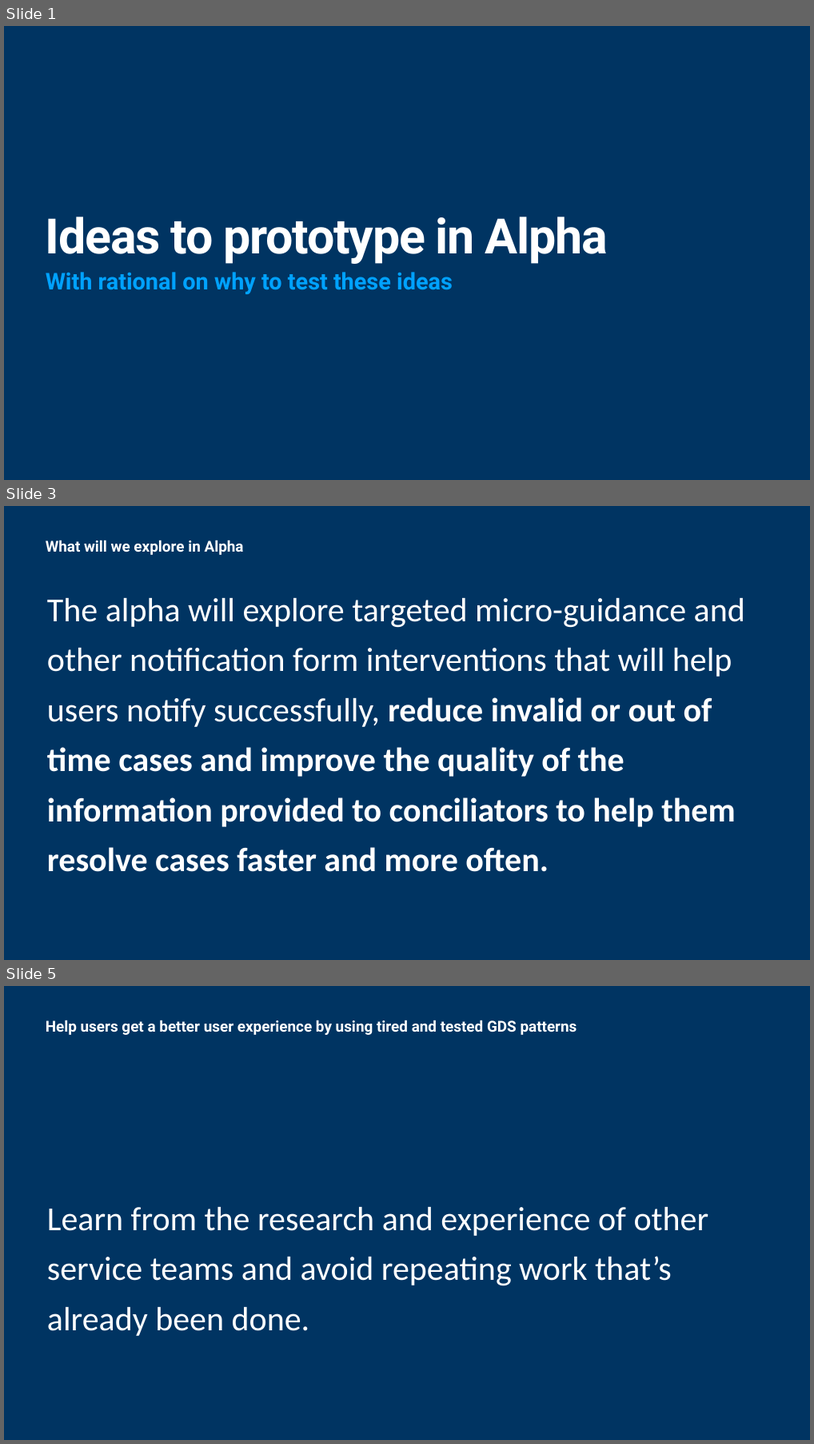
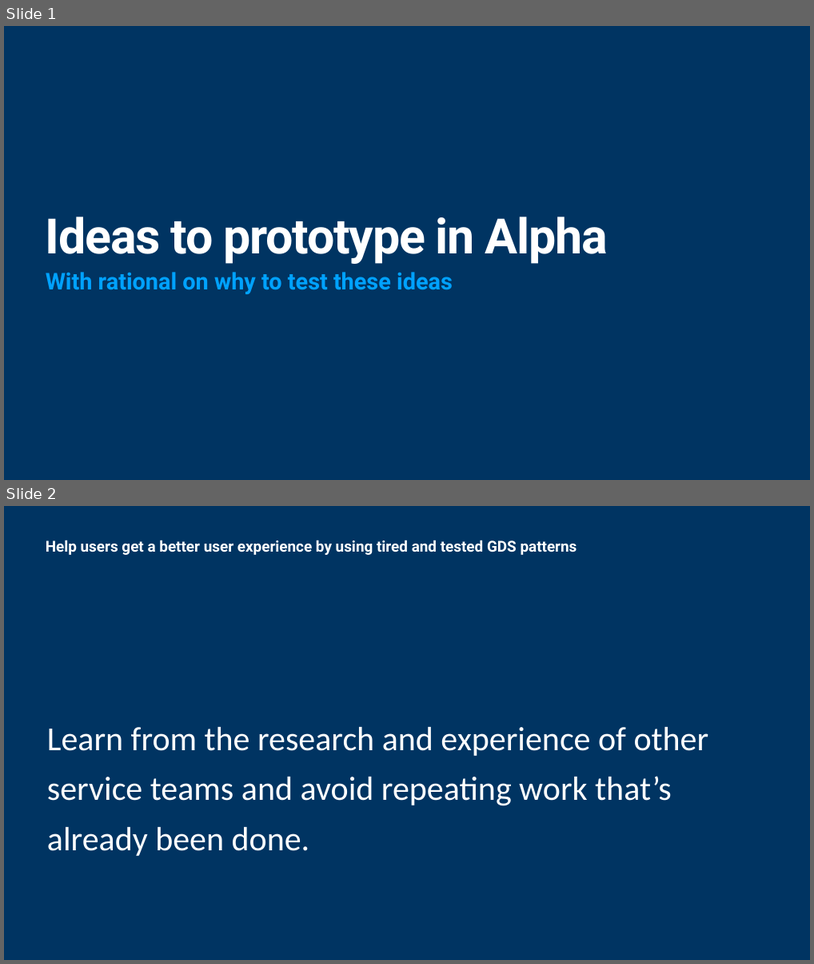
Before and after one commit to sunilkathare-axis12/acas, a slide deck: app/assets/images/ideas-for-prototypes.pptx. Shown one above the other, each under a label of ours: slides 1, 3 and 5 before the commit, slides 1 and 2 after it; the slides between them are not shown. The pictures are 814x1444 and 814x964 pixels, drawn with LibreOffice and Linux fonts; fonts in the diff are those of the drawing. Boxes give left, top, right and bottom in pixels: in the first picture for what was removed or moved away, otherwise in the second. Text is boxed around its words. In the diff, an @@ line names an element or a change of style, - is before the commit and + after.

```diff
--- a/app/assets/images/ideas-for-prototypes.pptx
+++ b/app/assets/images/ideas-for-prototypes.pptx
@@ slide 3 removed at (x1=4, y1=506, x2=810, y2=960), background #003462 @@
@@ text removed at (x1=46, y1=540, x2=244, y2=555) @@
-What will we explore in Alpha
@@ title removed at (x1=47, y1=598, x2=746, y2=872) @@
-The alpha will explore targeted micro-guidance and other notification form interventions that will help users notify successfully, reduce invalid or out of time cases and improve the quality of the information provided to conciliators to help them resolve cases faster and more often.
@@ what was slide 5 is now slide 2 @@
```
Also in this commit, not shown: 1 slide changed, 3 slides added, 4 other slides removed, 1 other file.
